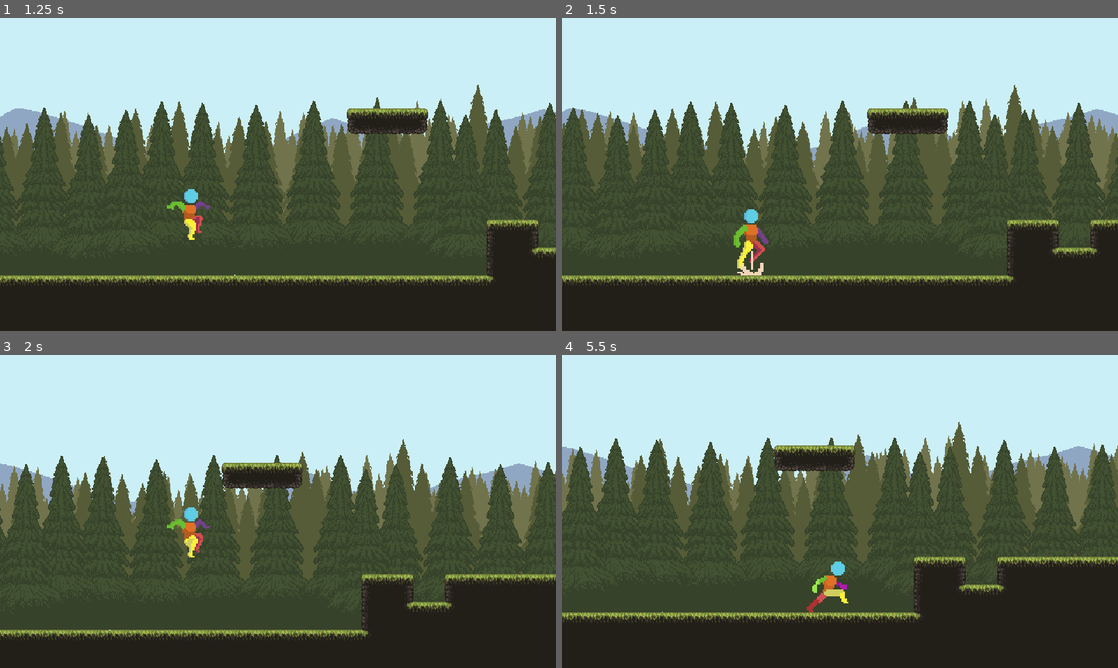
Above: before the commit, frames 1-4 (two rows, left to right).
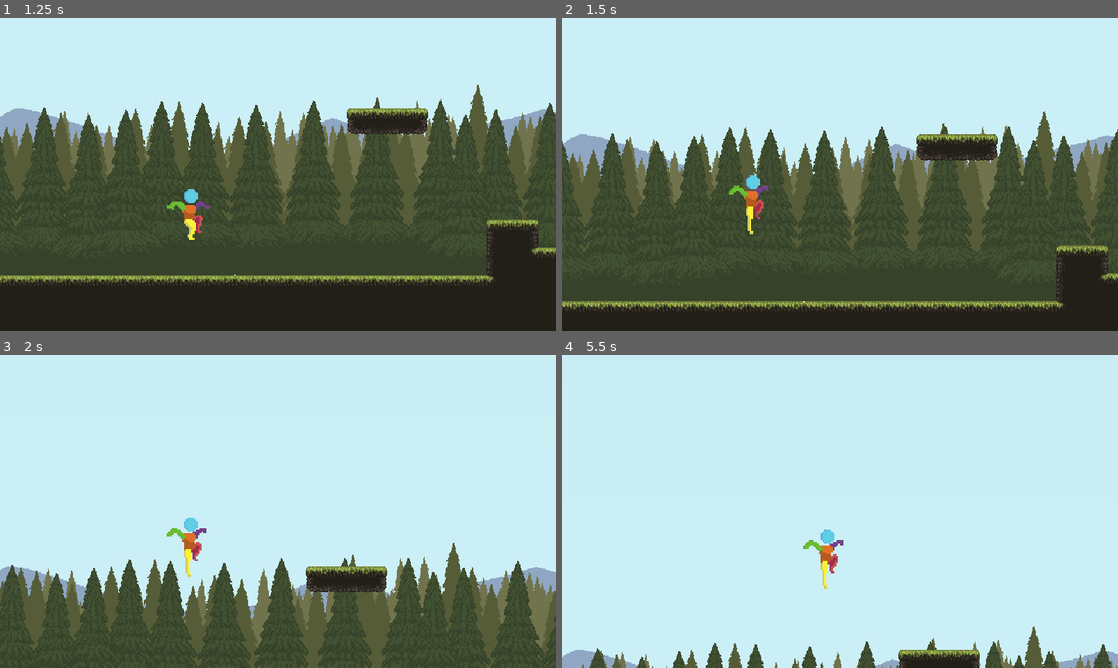
Above: after the commit, the same moments.

Repository: pdroacordi/memorina
Game: Godot game, scene res://scenes/world/game.tscn
Two runs of this game, one before a commit and one after it. Both use one fixed random seed, a clock stepped at 60 frames per second and the inputs below.
Inputs:
- Up to frame 1 (1.25 s): hold Right (move_right) from 0.53 s (still down); hold Shift (roll) from 0.53 s (still down); tap Z (jump) at 0.77, 0.8, 1.07 s
- Up to frame 2 (1.5 s): keep holding Right (move_right); release Shift (roll) at 1.28 s; tap Z (jump) at 1.35 s
- Up to frame 3 (2 s): keep holding Right (move_right); tap Z (jump) at 1.52, 1.82 s; tap Shift (roll) at 1.55 s
- Up to frame 4 (5.5 s): release Right (move_right) at 2.03 s; hold Left (move_left) 2.03-2.78 s; hold Z (jump) 2.03-2.78 s; tap Down (look_down) at 2.1 s; hold Right (move_right) 2.78-4.28 s; tap Up (look_up) at 2.85 s; tap Z (jump) at 3.02, 3.32, 3.77, 3.8, 4.07, 4.52, 4.82 s; tap Shift (roll) at 3.05, 4.35 s; hold Shift (roll) 3.53-4.28 s; hold Left (move_left) 4.28-5.03 s; hold Right (move_right) from 5.03 s (still down); hold Z (jump) from 5.03 s (still down)

Frame 1 is identical in both runs. In frame 2, 30% of the frame differs, in the area x 0-100%, y 21-94%; in frame 3, 55%; in frame 4, 68%, in the area x 0-100%, y 21-100%.

Commit message:
refactor(character): add Character base and fix knockback feel
Extract a thin generic base that enemies will extend, and make the
knockback it owns actually readable.

Character:
- owns facing/facing_changed, died, hurtbox and health wiring, and
  base_gravity()
- _physics_process is a template method: _process_motion -> move_and_slide
  -> _after_move, so the ordering contract lives in one place instead of
  being re-derived by every subclass
- deliberately omits a hitbox reference and a generic apply_gravity(),
  since neither has a consumer yet

Player extends Character, splitting _physics_process into the two
overrides with the call order preserved statement-for-statement. Sprite
flipping stays here rather than in the base, which would otherwise have to
assume every character uses a Sprite2D.

Knockback: applying an impulse was pointless, because _ground_physics ran
deceleration (4096 px/s^2) against it on the same frame and erased it in
about three frames, so only absurd values registered at all. Add a brief
hitstun window during which locomotion does not fight the impulse, with
exponential decay so control returns gradually, and a knockback_lift on
Hitbox so a ground hit reads as a hit rather than a slide.

Diff:
--- /dev/null
+++ b/scenes/characters/character.gd
@@ -0,0 +1,97 @@
+class_name Character
+extends CharacterBody2D
+## Shared base for anything that moves, takes damage and faces a direction.
+## Subclasses implement motion by overriding _process_motion()/_after_move()
+## rather than _physics_process(), which this base owns as a template method.
+
+signal facing_changed(facing: int)
+signal died
+
+@export var gravity_scale: float = 1.0
+
+@export_category("Knockback")
+## How long locomotion control stays suppressed after a hit.
+@export var knockback_time: float = 0.18
+## Exponential decay rate applied to horizontal knockback velocity during that window.
+@export var knockback_damping: float = 6.0
+
+var facing: int = 1
+var _knockback_timer: float = 0.0
+
+@onready var health: Health = $Health
+@onready var hurtbox: Hurtbox = $Hurtbox
+@onready var _base_gravity: float = PhysicsServer2D.area_get_param(get_world_2d().space, PhysicsServer2D.AREA_PARAM_GRAVITY)
+
+
+func _ready() -> void:
+	hurtbox.hit_received.connect(_on_hit_received)
+	health.died.connect(_on_health_died)
+
+func _physics_process(delta: float) -> void:
+	_knockback_timer = maxf(_knockback_timer - delta, 0.0)
+	_process_motion(delta)
+	move_and_slide()
+	# _after_move() must run after move_and_slide(): that is what refreshes
+	# is_on_floor(). Whatever state it sets must also be settled before the
+	# AnimationTree evaluates, which holds structurally — AnimationTree is a
+	# child of this node, and Godot processes parents before their children.
+	_after_move(delta)
+
+## Turns to face `axis` (negative left, positive right). Silent no-op on a
+## zero axis or when the axis doesn't cross the facing threshold, so callers
+## can pass a raw input axis every frame without spamming the signal.
+func face_towards(axis: float) -> void:
+	if is_zero_approx(axis):
+		return
+
+	var new_facing: int = -1 if axis < 0.0 else 1
+	if new_facing == facing:
+		return
+
+	facing = new_facing
+	facing_changed.emit(facing)
+
+func base_gravity() -> float:
+	return _base_gravity * gravity_scale
+
+func is_in_knockback() -> bool:
+	return _knockback_timer > 0.0
+
+## The impulse REPLACES horizontal velocity rather than adding to it, so the
+## resulting speed is predictable regardless of how fast the character was
+## already moving (a chain of hits doesn't compound into an ever-larger shove).
+func apply_knockback(impulse: Vector2) -> void:
+	if impulse.is_zero_approx():
+		return
+
+	velocity.x = impulse.x
+	# A purely horizontal shove should not cancel an in-progress fall or jump.
+	if not is_zero_approx(impulse.y):
+		velocity.y = impulse.y
+
+	_knockback_timer = knockback_time
+
+## Exponential rather than the linear move_toward used by normal locomotion:
+## it decays smoothly without a hard cutoff, so control returns gradually
+## instead of snapping back the instant the hitstun window ends.
+func apply_knockback_decay(delta: float) -> void:
+	velocity.x = lerpf(velocity.x, 0.0, 1.0 - exp(-knockback_damping * delta))
+
+## Hook for subclasses to drive their own motion before move_and_slide().
+func _process_motion(_delta: float) -> void:
+	pass
+
+## Hook for subclasses to react once move_and_slide() has refreshed floor/wall
+## state (see the comment in _physics_process()).
+func _after_move(_delta: float) -> void:
+	pass
+
+func _on_hit_received(damage: int, knockback: Vector2, _source: Node2D) -> void:
+	health.take_damage(damage)
+	apply_knockback(knockback)
+
+## Only announces death; no queue_free, no death policy here. The design has
+## no traditional game over, so the host decides the consequence (e.g. the
+## player respawns at the last bench).
+func _on_health_died() -> void:
+	died.emit()
--- a/scenes/characters/ivo/ivo.tscn
+++ b/scenes/characters/ivo/ivo.tscn
@@ -804,7 +804,7 @@
 land_particles = ExtResource("10_466qv")
 
 [node name="Hurtbox" parent="." unique_id=184682534 instance=ExtResource("12_hurtbox")]
-invulnerability_time = 2.0
+invulnerability_time = 0.6
 
 [node name="Health" type="Node" parent="." unique_id=2140526938]
 script = ExtResource("16_uw5th")
--- a/scenes/characters/ivo/player.gd
+++ b/scenes/characters/ivo/player.gd
@@ -1,7 +1,6 @@
 class_name Player
-extends CharacterBody2D
-
-signal facing_changed(facing: int)
+extends Character
+
 signal jumped(position: Vector2)
 signal double_jumped(position: Vector2)
 signal hard_landed(position: Vector2, impact_speed: float)
@@ -39,8 +38,6 @@
 @export var roll_cooldown        : float = 0.5
 @export var roll_coyote_time_max : float = 0.12
 @export var roll_buffer_max      : float = 0.12
-
-var facing                    : int   = 1
 
 var _is_jumping               : bool  = false
 var _is_wall_sliding          : bool  = false
@@ -57,25 +54,27 @@
 
 @onready var _sprite          : Sprite2D    = $Sprite2D
 @onready var _input           : PlayerInput = $PlayerInput
-@onready var _hurtbox         : Hurtbox     = $Hurtbox
-@onready var _health          : Health      = $Health
-@onready var _base_gravity    : float = PhysicsServer2D.area_get_param(get_world_2d().space, PhysicsServer2D.AREA_PARAM_GRAVITY)
 @onready var _roll_speed       : float = roll_distance / roll_time
 
 func _ready() -> void:
+	super()
+
 	_input.jump_pressed.connect(_on_jump_pressed)
 	_input.jump_canceled.connect(_on_jump_canceled)
 	_input.roll_pressed.connect(_on_roll_pressed)
 
-	_hurtbox.hit_received.connect(_on_hit_received)
-
-func _physics_process(delta: float) -> void:
+	facing_changed.connect(_on_facing_changed)
+
+func _process_motion(delta: float) -> void:
 	var on_floor := is_on_floor()
 
-	_update_facing()
+	face_towards(move_axis())
 	_update_timers(delta, on_floor)
 
-	if is_rolling():
+	if is_in_knockback():
+		_apply_gravity(delta)
+		apply_knockback_decay(delta)
+	elif is_rolling():
 		pass
 	elif on_floor:
 		_ground_physics(delta)
@@ -84,12 +83,8 @@
 
 	_try_jump(on_floor)
 	_try_roll(on_floor)
-	move_and_slide()
-
-	# Must run after move_and_slide(): that is what refreshes is_on_floor().
-	# _recovery_timer must also be set before the AnimationTree evaluates, which
-	# holds structurally — AnimationTree is a child of this node, and Godot
-	# processes parents before their children.
+
+func _after_move(_delta: float) -> void:
 	_check_landing()
 
 #############################################
@@ -100,7 +95,7 @@
 ## compile error. Update both together.
 
 func move_axis() -> float:
-	return 0.0 if is_recovering() or is_rolling() else _input.direction
+	return 0.0 if is_recovering() or is_rolling() or is_in_knockback() else _input.direction
 
 func wants_to_move() -> bool:
 	return not is_zero_approx(move_axis())
@@ -159,26 +154,14 @@
 func _on_roll_pressed() -> void:
 	_roll_buffer_timer = roll_buffer_max
 
-func _on_hit_received(damage: int, knockback: Vector2, _source: Node2D) -> void:
-	_health.take_damage(damage)
-	velocity += knockback
+## The base owns the facing VALUE; the sprite flip is a per-character visual,
+## so Player is the one that reacts to the signal rather than the base.
+func _on_facing_changed(new_facing: int) -> void:
+	_sprite.flip_h = new_facing < 0
 
 #############################################
 ##  L O C O M O T I O N                    ##
 #############################################
-
-func _update_facing() -> void:
-	var axis: float = move_axis()
-	if is_zero_approx(axis):
-		return
-
-	var new_facing: int = -1 if axis < 0.0 else 1
-	if new_facing == facing:
-		return
-
-	facing = new_facing
-	_sprite.flip_h = facing < 0
-	facing_changed.emit(facing)
 
 func _ground_physics(delta: float) -> void:
 	var axis: float = move_axis()
@@ -237,7 +220,7 @@
 	if absf(velocity.y) < apex_threshold:
 		gravity_mult *= apex_gravity_mult
 
-	var gravity := _base_gravity * gravity_mult
+	var gravity := base_gravity() * gravity_mult
 
 	velocity.y += gravity * delta
 	velocity.y  = min(velocity.y, terminal_velocity)
@@ -269,7 +252,7 @@
 		velocity.y *= jump_cut_mult
 
 func _jump_force(height: float) -> float:
-	var gravity_rise := _base_gravity * rise_gravity_mult
+	var gravity_rise := base_gravity() * rise_gravity_mult
 	return sqrt(gravity_rise * height * 2.0) * -1.0
 
 #############################################
@@ -299,7 +282,7 @@
 		if not is_on_wall() or sign(get_wall_normal().x) == sign(move_axis()):
 			_is_wall_sliding = false
 		else:
-			velocity.y += _base_gravity * delta * wall_gravity_mult
+			velocity.y += base_gravity() * delta * wall_gravity_mult
 			_coyote_timer = coyote_time_max
 			_double_jump_is_ready = true
 	elif (
--- a/scenes/combat/hitbox/hitbox.gd
+++ b/scenes/combat/hitbox/hitbox.gd
@@ -6,6 +6,9 @@
 
 @export var damage: int = 1
 @export var knockback_strength: float = 0.0
+## Upward component, in px/s, added on top of the directional push. Separates
+## the character from the floor so the shove reads as a hit rather than a slide.
+@export var knockback_lift: float = 0.0
 
 
 func _on_area_entered(area: Area2D) -> void:
@@ -13,7 +16,9 @@
 		return
 
 	var knockback: Vector2 = Vector2.ZERO
-	if knockback_strength > 0.0:
+	if knockback_strength > 0.0 or knockback_lift > 0.0:
 		knockback = global_position.direction_to(area.global_position) * knockback_strength
+		# Godot 2D y is down-positive, so lift is subtracted to push upward.
+		knockback.y -= knockback_lift
 
 	area.receive_hit(damage, knockback, self)
--- a/scenes/world/rooms/home_village/contents/downtown_contents.tscn
+++ b/scenes/world/rooms/home_village/contents/downtown_contents.tscn
@@ -273,6 +273,8 @@
 collision_mask = 512
 monitorable = false
 script = ExtResource("7_0rmqy")
+knockback_strength = 500.0
+knockback_lift = 180.0
 
 [node name="CollisionShape2D" type="CollisionShape2D" parent="Hitbox" unique_id=2121098931]
 position = Vector2(0, -32)
Not shown, added: scenes/characters/character.gd.uid
